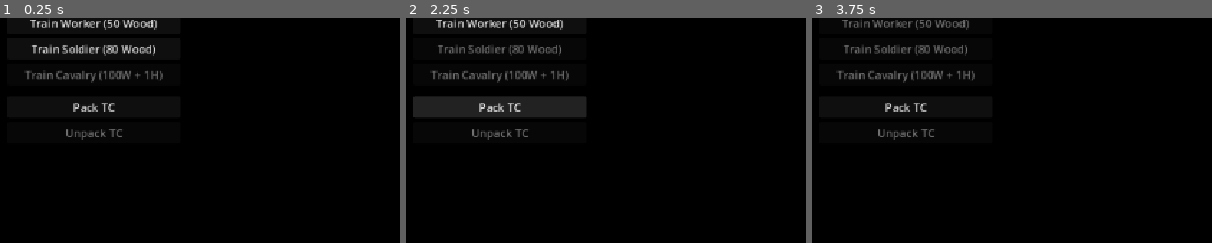
Above: before the commit, frames 1-3 (left to right).
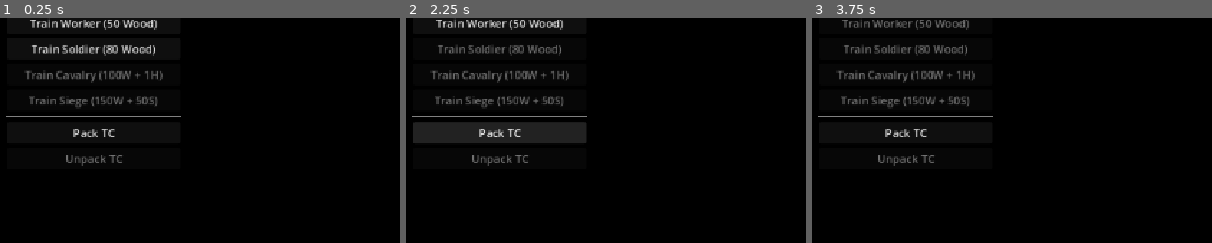
Above: after the commit, the same moments.

Repository: Ferrum-t/RTS-Game
Game: Godot game, scene res://Scenes/World/World.tscn
The game is run twice, just before and just after one commit, with the same random seed, the same clock (stepped at 60 frames per second) and the same inputs.
Inputs (mouse positions are % of the whole screen's width and height, from its top left):
- Up to frame 1 (0.25 s): no input
- Up to frame 2 (2.25 s): click "Town Center (W:50)" at 0.5 s; click "Train Worker (50 Wood)" at 1.25 s; click "Pack TC" at 2 s
- Up to frame 3 (3.75 s): click "Barracks (W:100, S:50)" at 2.75 s; tap Enter at 3.5 s; move the mouse to (72, 45) at 3.52 s; hold D (move_right) from 3.53 s (still down); tap C at 3.6 s; click (72, 45) at 3.67 s
The pictures show only the part of the screen within x 0-50%, y 20-70%; the shares and areas given below are measured in that part.

The runs differ from the first frame. In frame 1, 1.5% of the frame differs, in the area x 1-46%, y 34-66%; in frame 2, 7.3%; in frame 3, 1.5%.

Commit message:
Raid log cleanup (verbose flag) + SiegeUnit (SIEGE 2.0x) train from Barracks (R / UI)

Diff:
--- a/Scenes/UI/ui.tscn
+++ b/Scenes/UI/ui.tscn
@@ -7,6 +7,7 @@
 [ext_resource type="Script" path="res://Scripts/UI/TrainWorkerButton.gd" id="5_train"]
 [ext_resource type="Script" path="res://Scripts/UI/TrainSoldierButton.gd" id="6_soldier"]
 [ext_resource type="Script" path="res://Scripts/UI/TrainCavalryButton.gd" id="7_cav"]
+[ext_resource type="Script" path="res://Scripts/UI/TrainSiegeButton.gd" id="7b_siege"]
 [ext_resource type="Script" path="res://Scripts/UI/PackButton.gd" id="8_pack"]
 [ext_resource type="Script" path="res://Scripts/UI/UnpackButton.gd" id="9_unpack"]
 
@@ -41,7 +42,7 @@
 offset_left = 10.0
 offset_top = 120.0
 offset_right = 260.0
-offset_bottom = 320.0
+offset_bottom = 360.0
 theme_override_constants/separation = 6
 
 [node name="TrainWorkerButton" type="Button" parent="ActionPanel"]
@@ -62,6 +63,12 @@
 text = "Train Cavalry (100W + 1H)"
 script = ExtResource("7_cav")
 
+[node name="TrainSiegeButton" type="Button" parent="ActionPanel"]
+custom_minimum_size = Vector2(240, 28)
+layout_mode = 2
+text = "Train Siege (150W + 50S)"
+script = ExtResource("7b_siege")
+
 [node name="Sep" type="HSeparator" parent="ActionPanel"]
 layout_mode = 2
 
--- /dev/null
+++ b/Scenes/Units/siege_unit.tscn
@@ -0,0 +1,42 @@
+[gd_scene format=3 uid="uid://csiegeunit01nw"]
+
+[ext_resource type="Script" path="res://Scripts/Units/SiegeUnit.gd" id="1_siege"]
+
+[sub_resource type="BoxMesh" id="BoxMesh_body"]
+size = Vector3(1.1, 0.9, 1.6)
+
+[sub_resource type="StandardMaterial3D" id="Mat_body"]
+albedo_color = Color(0.45, 0.28, 0.12, 1)
+
+[sub_resource type="BoxShape3D" id="BoxShape_body"]
+size = Vector3(1.1, 0.9, 1.6)
+
+[sub_resource type="StandardMaterial3D" id="Mat_ring"]
+transparency = 1
+shading_mode = 0
+albedo_color = Color(0.2, 1, 0.3, 0.85)
+
+[sub_resource type="CylinderMesh" id="Cylinder_ring"]
+material = SubResource("Mat_ring")
+top_radius = 0.85
+bottom_radius = 0.85
+height = 0.04
+
+[node name="SiegeUnit" type="CharacterBody3D"]
+collision_layer = 2
+script = ExtResource("1_siege")
+
+[node name="MeshInstance3D" type="MeshInstance3D" parent="."]
+transform = Transform3D(1, 0, 0, 0, 1, 0, 0, 0, 1, 0, 0.45, 0)
+mesh = SubResource("BoxMesh_body")
+surface_material_override/0 = SubResource("Mat_body")
+
+[node name="CollisionShape3D" type="CollisionShape3D" parent="."]
+transform = Transform3D(1, 0, 0, 0, 1, 0, 0, 0, 1, 0, 0.45, 0)
+shape = SubResource("BoxShape_body")
+
+[node name="SelectionRing" type="MeshInstance3D" parent="."]
+transform = Transform3D(1, 0, 0, 0, 1, 0, 0, 0, 1, 0, 0.03, 0)
+visible = false
+cast_shadow = 0
+mesh = SubResource("Cylinder_ring")
--- a/Scripts/Buildings/Barracks.gd
+++ b/Scripts/Buildings/Barracks.gd
@@ -2,7 +2,7 @@
 
 class_name Barracks
 
-## Military production. Soldiers + Cavalry (horses gate).
+## Military production. Soldiers + Cavalry + SiegeUnit.
 
 @export var soldier_scene: PackedScene
 @export var soldier_cost_wood: int = 80
@@ -12,6 +12,11 @@
 @export var cavalry_cost_wood: int = 100
 @export var cavalry_cost_horses: int = 1
 @export var cavalry_train_time: float = 6.0
+
+@export var siege_scene: PackedScene
+@export var siege_cost_wood: int = 150
+@export var siege_cost_stone: int = 50
+@export var siege_train_time: float = 8.0
 
 @export var spawn_offset: Vector3 = Vector3(3.0, 0.0, 0.0)
 
@@ -27,9 +32,11 @@
 		soldier_scene = load("res://Scenes/Units/soldier.tscn") as PackedScene
 	if cavalry_scene == null:
 		cavalry_scene = load("res://Scenes/Units/cavalry.tscn") as PackedScene
+	if siege_scene == null:
+		siege_scene = load("res://Scenes/Units/siege_unit.tscn") as PackedScene
 	print("Barracks ready at: ", global_position)
 	if OS.is_debug_build() and team_id == 0:
-		print("Barracks debug: C=train Cavalry (100 wood + 1 horse)")
+		print("Barracks debug: C=Cavalry  R=Siege (150W+50S)")
 
 
 func _process(delta: float) -> void:
@@ -48,9 +55,13 @@
 	if not (event is InputEventKey and event.pressed and not event.echo):
 		return
 	var key := event as InputEventKey
-	if key.keycode == KEY_C:
-		try_train_cavalry()
-		get_viewport().set_input_as_handled()
+	match key.keycode:
+		KEY_C:
+			try_train_cavalry()
+			get_viewport().set_input_as_handled()
+		KEY_R:
+			try_train_siege()
+			get_viewport().set_input_as_handled()
 
 
 func try_train_soldier() -> bool:
@@ -126,6 +137,52 @@
 	return true
 
 
+func try_train_siege() -> bool:
+	if is_training:
+		print("Barracks: already training")
+		return false
+
+	if siege_scene == null:
+		push_error("Barracks: siege_scene is null")
+		return false
+
+	var rm := get_node_or_null("/root/ResourceManager")
+	if rm == null:
+		return false
+
+	var cost: Dictionary = ResourceManager.make_cost(siege_cost_wood, siege_cost_stone)
+	if not rm.can_afford(cost):
+		print(
+			"Barracks: not enough resources for Siege (need W:",
+			siege_cost_wood,
+			" S:",
+			siege_cost_stone,
+			" have W:",
+			rm.wood,
+			" S:",
+			rm.stone,
+			")"
+		)
+		return false
+
+	if not rm.spend(cost):
+		return false
+
+	is_training = true
+	train_timer = siege_train_time
+	_pending_scene = siege_scene
+	print(
+		"Barracks: training SiegeUnit... (",
+		siege_train_time,
+		"s, cost ",
+		siege_cost_wood,
+		" wood + ",
+		siege_cost_stone,
+		" stone)"
+	)
+	return true
+
+
 func _finish_training() -> void:
 	is_training = false
 	train_timer = 0.0
@@ -144,7 +201,9 @@
 	unit.global_position = global_position + spawn_offset
 
 	var label := "unit"
-	if unit is Cavalry:
+	if unit is SiegeUnit:
+		label = "SiegeUnit"
+	elif unit is Cavalry:
 		label = "Cavalry"
 	elif unit is Soldier:
 		label = "Soldier"
--- a/Scripts/Buildings/BaseBuilding.gd
+++ b/Scripts/Buildings/BaseBuilding.gd
@@ -23,6 +23,8 @@
 ## Phase 6: enable loot siphon on raid damage (TownCenter / Barracks).
 @export var is_lootable: bool = true
 @export var loot_ratio: float = 0.5
+## Per-hit [RAID] lines only when true (mass siege spam otherwise).
+@export var raid_debug_verbose: bool = false
 
 var deployment_state: int = DeploymentState.State.DEPLOYED
 
@@ -31,6 +33,10 @@
 var health: int = 500
 var is_destroyed: bool = false
 var lootable: LootableComponent = null
+
+## Accumulated loot this raid (for one summary line on destroy).
+var _raid_loot_total: Dictionary = {}
+var _raid_damage_total: int = 0
 
 
 func get_current_stat(stat_name: String, base_value: float) -> float:
@@ -57,6 +63,8 @@
 	health = max_health
 	is_destroyed = false
 	deployment_state = DeploymentState.State.DEPLOYED
+	_raid_loot_total.clear()
+	_raid_damage_total = 0
 
 	if is_lootable:
 		_setup_lootable()
@@ -96,14 +104,19 @@
 	health -= amount
 	if lootable != null and attacker_team_id >= 0 and amount > 0:
 		var looted: Dictionary = lootable.extract_loot(float(amount), attacker_team_id)
-		var remaining: Dictionary = lootable.snapshot_stock()
-		print(
-			"[RAID] Attacker dealt ", amount,
-			" damage (team ", attacker_team_id, "). Siphoned loot: ",
-			LootableComponent.format_stock(looted),
-			". Enemy remaining: ",
-			LootableComponent.format_stock(remaining)
-		)
+		_raid_damage_total += amount
+		for k in looted.keys():
+			var key: int = int(k)
+			_raid_loot_total[key] = int(_raid_loot_total.get(key, 0)) + int(looted[k])
+		if raid_debug_verbose:
+			var remaining: Dictionary = lootable.snapshot_stock()
+			print(
+				"[RAID] Attacker dealt ", amount,
+				" damage (team ", attacker_team_id, "). Siphoned loot: ",
+				LootableComponent.format_stock(looted),
+				". Enemy remaining: ",
+				LootableComponent.format_stock(remaining)
+			)
 	if health <= 0:
 		health = 0
 		die()
@@ -114,5 +127,12 @@
 		return
 	is_destroyed = true
 	health = 0
+	if is_lootable and _raid_damage_total > 0:
+		print(
+			"[RAID] ", name, " destroyed — total damage siphoned from: ",
+			_raid_damage_total,
+			" HP-equiv. Loot total: ",
+			LootableComponent.format_stock(_raid_loot_total)
+		)
 	print(name, " destroyed (team ", team_id, ")")
 	queue_free()
--- /dev/null
+++ b/Scripts/UI/TrainSiegeButton.gd
@@ -0,0 +1,43 @@
+extends Button
+
+## Trains a SiegeUnit from the first Barracks (150 wood + 50 stone).
+
+const COST_WOOD := 150
+const COST_STONE := 50
+
+
+func _ready() -> void:
+	text = "Train Siege (150W + 50S)"
+	pressed.connect(_on_pressed)
+
+	var rm := get_node_or_null("/root/ResourceManager")
+	if rm:
+		rm.resources_changed.connect(_on_resources_changed)
+		_on_resources_changed()
+
+
+func _on_resources_changed() -> void:
+	var rm := get_node_or_null("/root/ResourceManager")
+	if rm == null:
+		return
+	disabled = not rm.can_afford(ResourceManager.make_cost(COST_WOOD, COST_STONE))
+
+
+func _on_pressed() -> void:
+	var bm := get_node_or_null("/root/BuildingManager")
+	if bm == null:
+		push_warning("BuildingManager not found")
+		return
+
+	var barracks = null
+	if bm.has_method("get_first_barracks"):
+		barracks = bm.get_first_barracks()
+	elif "barracks_list" in bm and not bm.barracks_list.is_empty():
+		barracks = bm.barracks_list[0]
+
+	if barracks == null:
+		print("Train Siege: build a Barracks first")
+		return
+
+	if barracks.has_method("try_train_siege"):
+		barracks.try_train_siege()
--- /dev/null
+++ b/Scripts/Units/SiegeUnit.gd
@@ -0,0 +1,21 @@
+extends BaseUnit
+
+class_name SiegeUnit
+
+## Осадный таран / Siege Engine — SIEGE damage 2.0x vs buildings.
+## Slow, tanky; cannot harvest.
+
+
+func _ready() -> void:
+	max_health = 200
+	attack_damage = 30
+	attack_range = 2.8
+	attack_cooldown = 1.4
+	building_attack_range = 7.0
+	move_speed = 3.0
+	health_bar_height = 1.5
+	can_gather = false
+	damage_type = DamageType.Type.SIEGE
+
+	super()
+	print("SiegeUnit spawned at ", global_position)
